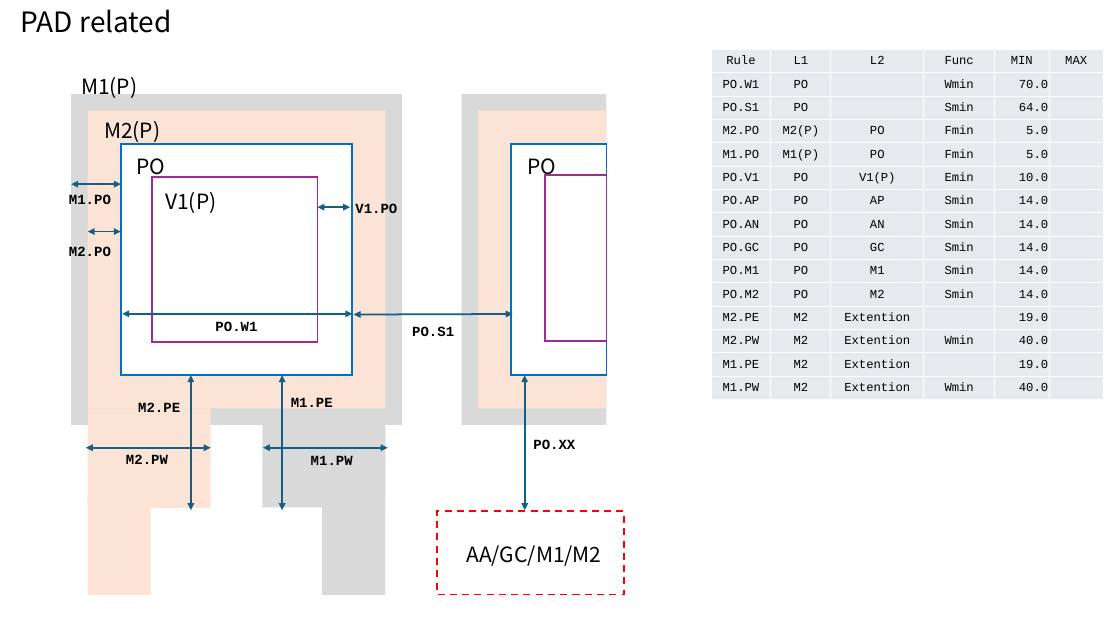
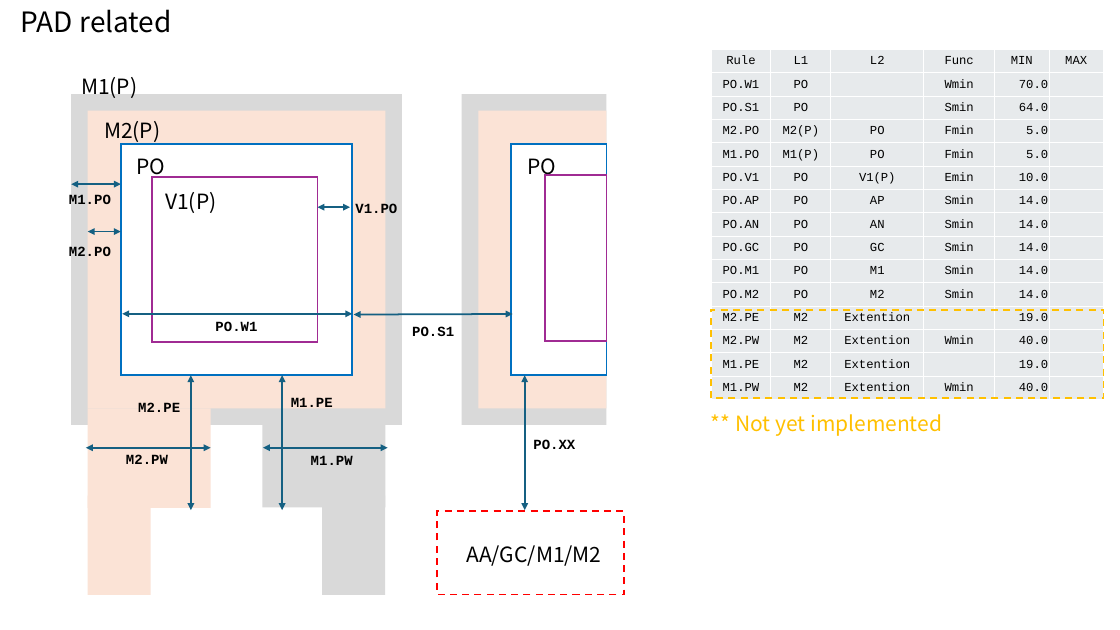
Before and after one commit to H-Ojiro/TR-1um, a slide deck: slide 10 of Document/TR-1um_DRC_summary.pptx. Drawn at 1120x630 pixels with LibreOffice and Linux fonts; fonts in the diff are those of the drawing. Boxes give left, top, right and bottom in pixels: in the first picture for what was removed or moved away, otherwise in the second. Text is boxed around its words. In the diff, an @@ line names an element or a change of style, - is before the commit and + after.

```diff
--- a/Document/TR-1um_DRC_summary.pptx
+++ b/Document/TR-1um_DRC_summary.pptx
@@ rectangle added at [711, 310, 1103, 399], outline #FFC000 1.5 pt dashed @@
@@ text added at [735, 414, 942, 436], 18 pt, text #FFC000 @@
+** Not yet implemented
```
Also in this commit, not shown: 4 other slides changed, 1 slide added, 7 other files.
